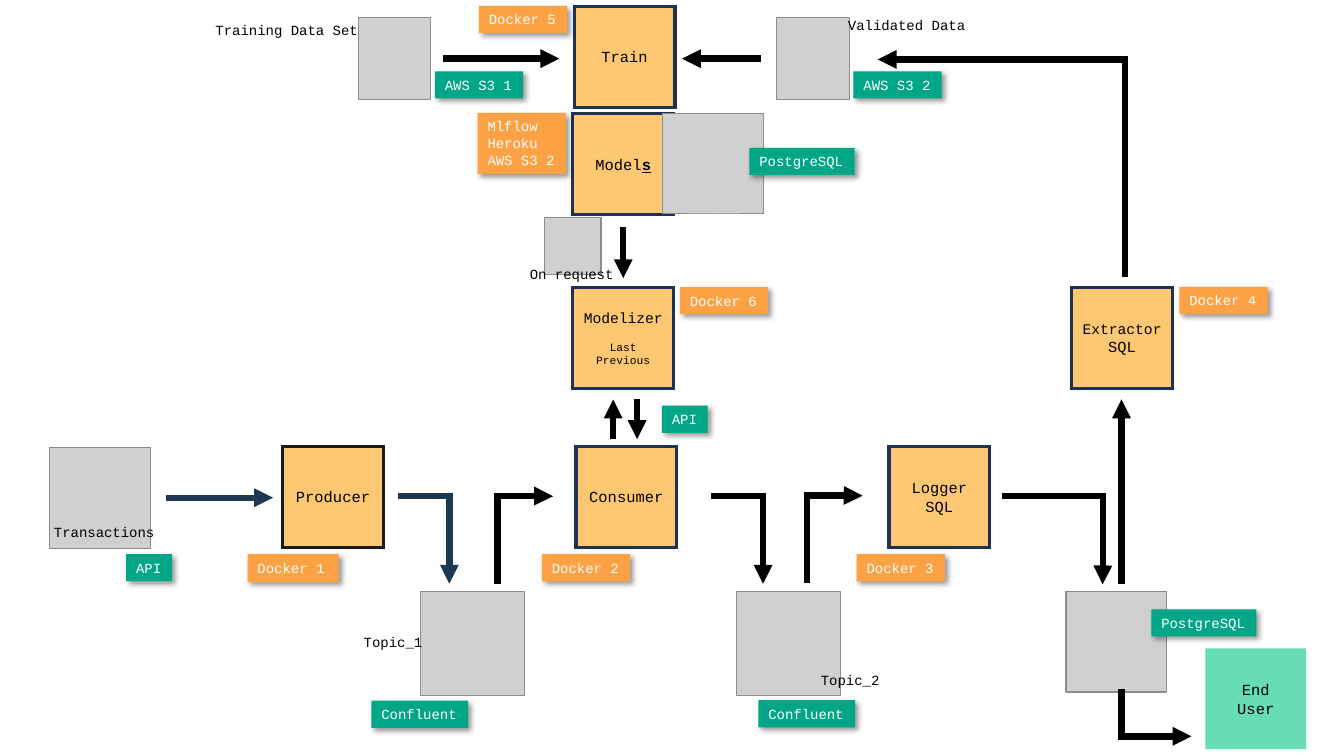
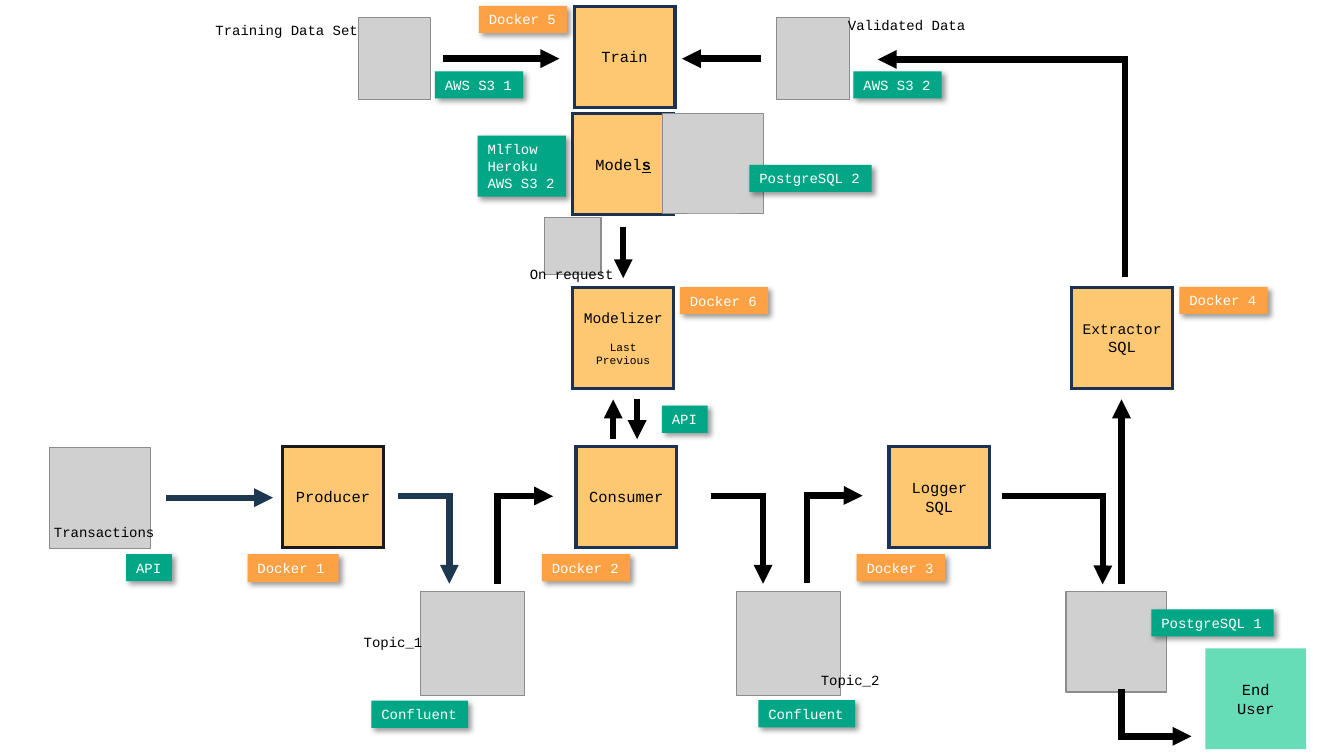
Before and after one commit to 40tude/fraud_detection_2, a slide deck: slide 14 of assets/00_fraud_detection_2_soutenance.pptx. Drawn at 1344x756 pixels with LibreOffice and Linux fonts; fonts in the diff are those of the drawing; grey boxes stand for pictures. Boxes give left, top, right and bottom in pixels: in the first picture for what was removed or moved away, otherwise in the second. Text is boxed around its words. In the diff, an @@ line names an element or a change of style, - is before the commit and + after.

```diff
--- a/assets/00_fraud_detection_2_soutenance.pptx
+++ b/assets/00_fraud_detection_2_soutenance.pptx
@@ rectangle "Mlflow": place and size @@
-rectangle "Mlflow" at [478, 113, 567, 174]
+rectangle "Mlflow" at [478, 136, 567, 198]
@@ rectangle "Mlflow" at [478, 136, 567, 198]: fill #FDA145 to #01A687 @@
@@ rectangle "PostgreSQL 2": place and size @@
-rectangle "PostgreSQL 2" at [750, 148, 855, 175]
+rectangle "PostgreSQL 2" at [750, 165, 872, 193]
@@ text in rectangle at [759, 173, 859, 186]: text changed @@
-PostgreSQL
+PostgreSQL 2
@@ rectangle "PostgreSQL 1": place and size @@
-rectangle "PostgreSQL 1" at [1151, 610, 1256, 637]
+rectangle "PostgreSQL 1" at [1151, 610, 1273, 637]
@@ text in rectangle at [1161, 618, 1261, 631]: text changed @@
-PostgreSQL
+PostgreSQL 1
```
Also in this commit, not shown: 2 other slides changed, 6 other files.
